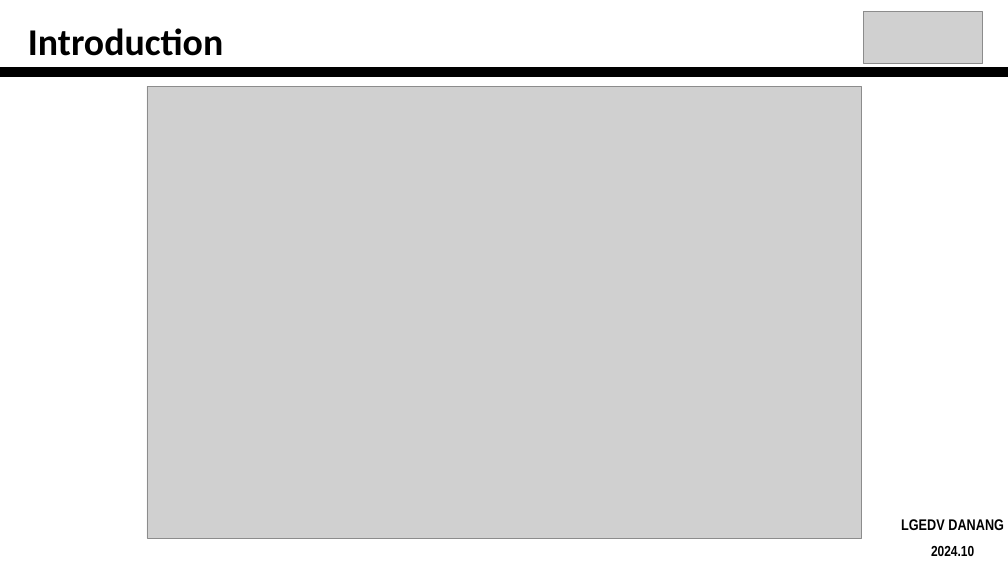
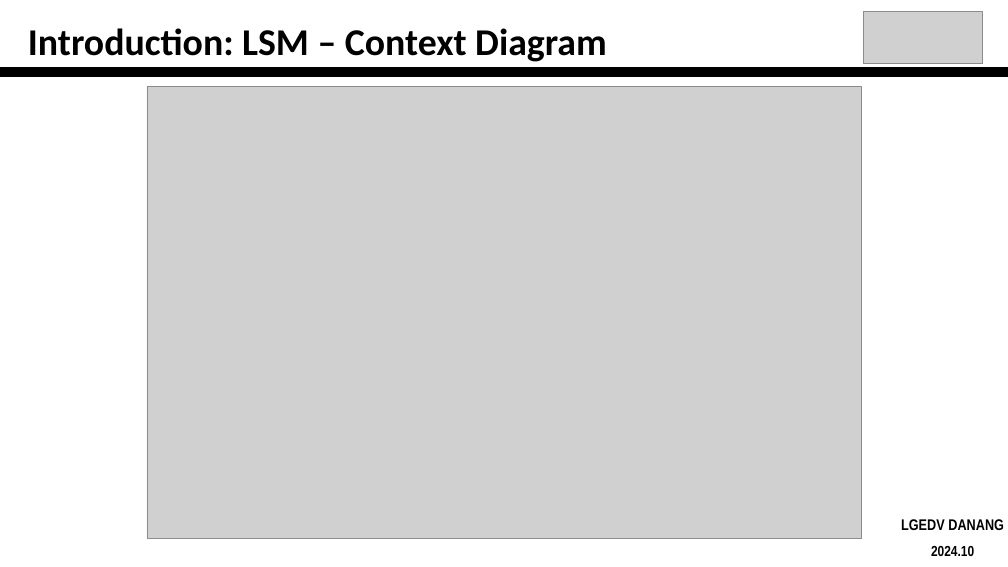
Before and after one commit to PhanNgocTrieu/SWPCT, a slide deck: slide 4 of present/LSM-WebOS.pptx. Drawn at 1008x567 pixels with LibreOffice and Linux fonts; fonts in the diff are those of the drawing; grey boxes stand for pictures. Boxes give left, top, right and bottom in pixels: in the first picture for what was removed or moved away, otherwise in the second. Text is boxed around its words. In the diff, an @@ line names an element or a change of style, - is before the commit and + after.

```diff
--- a/present/LSM-WebOS.pptx
+++ b/present/LSM-WebOS.pptx
@@ text at box(28, 28, 607, 62): text changed @@
-Introduction
+Introduction: LSM – Context Diagram
```
Also in this commit, not shown: 4 other slides changed, 1 slide removed, 1 other file.
